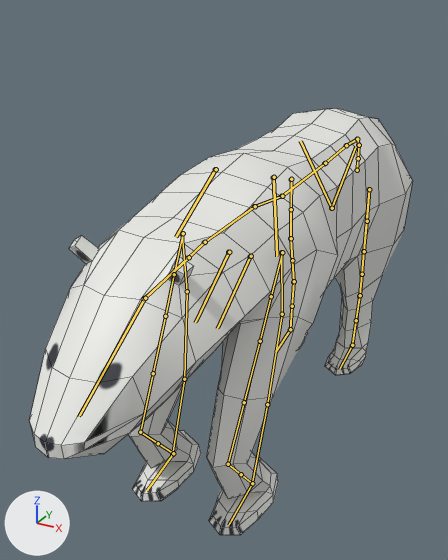
A saved change to the Blender file Assets/Models/PolarBear/polar_bear_blender.blend.
Rendered twice from a 50 mm lens placed at (0.86, -1.84, 1.51), pointed at (-0.15, -0.02, 0.59). Every picture has the same lights, and +X, +Y and +Z are marked at lower left. The bones that bend it are drawn over the model as lines. Mesh edges are drawn as thin lines.

The first picture shows 'Bear'.
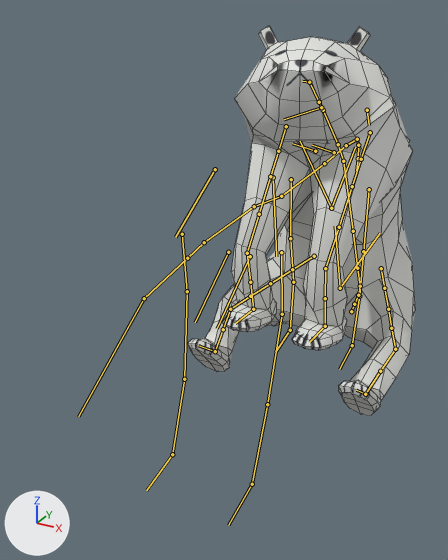
The newer file adds an action. The first version stands in its rest pose; the second is drawn at frame 119 of the action 'LookingUp'.

Where the change shows, as pixel boxes [x1, y1, x2, y2] in the pictures (448 x 560 px):
'Bear', posed (40% narrower, 9% shorter)
    before: [29, 108, 412, 535]
    after: [187, 26, 415, 415]

The edits, one by one:
Bone 'torso' (bone_torso) moves from (0.0, 0.0, 0.0) to (0.0, 0.245, -0.605).
Bone 'torso' (bone_torso) turns from (0, 0, 0) to (-63, 0, 0) degrees about its own x, y and z.
Bone 'hips' (bone_hips) moves from (0.0, 0.0, 0.0) to (0.0, 0.139, -0.076).
Bone 'hips' (bone_hips) turns from (0, 0, 0) to (-2, 0, 0) degrees about its own x, y and z.
Bone 'chest' (bone_chest) moves from (0.0, 0.0, 0.0) to (0.0, 0.208, 0.024).
Bone 'chest' (bone_chest) turns from (0, 0, 0) to (-13, -2, 1) degrees about its own x, y and z.
Bone 'spine_fk.007' (bone_spine_fk_007) moves from (0.0, 0.0, 0.0) to (0.0, -0.058, -0.033).
Bone 'spine_fk.007' (bone_spine_fk_007) turns from (0, 0, 0) to (-3, 0, 0) degrees about its own x, y and z.
Bone 'spine_fk.006' (bone_spine_fk_006) moves from (0.0, 0.0, 0.0) to (0.0, -0.004, -0.022).
Bone 'spine_fk.006' (bone_spine_fk_006) turns from (0, 0, 0) to (6, 0, 0) degrees about its own x, y and z.
Bone 'toe.L' (bone_toe_l) turns from (0, 0, 0) to (-28, 0, 2) degrees about its own x, y and z.
Bone 'toe.R' (bone_toe_r) turns from (0, 0, 0) to (-28, 0, -2) degrees about its own x, y and z.
Bone 'foot_heel_ik.L' (bone_foot_heel_ik_l) turns from (0, 0, 0) to (-1, 13, -21) degrees about its own x, y and z.
Bone 'foot_heel_ik.R' (bone_foot_heel_ik_r) turns from (0, 0, 0) to (-1, -13, 21) degrees about its own x, y and z.
Bone 'spine_fk.008' (bone_spine_fk_008) moves from (0.0, 0.0, 0.0) to (-0.007, -0.172, 0.172).
Bone 'spine_fk.008' (bone_spine_fk_008) turns from (0, 0, 0) to (37, 0, 1) degrees about its own x, y and z.
Bone 'neck' (bone_neck) moves from (0.0, 0.0, 0.0) to (0.004, 0.016, -0.168).
Bone 'neck' (bone_neck) turns from (0, 0, 0) to (27, -2, 2) degrees about its own x, y and z.
Bone 'neck' (bone_neck) is rescaled from (1.0, 1.0, 1.0) to (1.0, 1.01, 1.0).
Bone 'head' (bone_head) moves from (0.0, 0.0, 0.0) to (0.0, -0.126, -0.12).
Bone 'head' (bone_head) turns from (0, 0, 0) to (21, 7, -13) degrees about its own x, y and z.
Bone 'head' (bone_head) is rescaled from (1.0, 1.0, 1.0) to (1.0, 0.67, 1.0).
Bone 'tweak_spine.008' (bone_tweak_spine_008) moves from (0.0, 0.0, 0.0) to (0.0, -0.016, -0.016).
Bone 'front_toe.L' (bone_front_toe_l) turns from (0, 0, 0) to (32, 0, 1) degrees about its own x, y and z.
Bone 'front_toe.R' (bone_front_toe_r) turns from (0, 0, 0) to (32, 0, -1) degrees about its own x, y and z.
Bone 'front_foot_ik.L' (bone_front_foot_ik_l) moves from (0.0, 0.0, 0.0) to (0.0, 0.645, 0.254).
Bone 'front_foot_ik.L' (bone_front_foot_ik_l) turns from (0, 0, 0) to (17, 0, 0) degrees about its own x, y and z.
Bone 'front_foot_heel_ik.L' (bone_front_foot_heel_ik_l) turns from (0, 0, 0) to (17, -1, 3) degrees about its own x, y and z.
Bone 'front_foot_ik.R' (bone_front_foot_ik_r) moves from (0.0, 0.0, 0.0) to (0.0, 0.645, 0.254).
Bone 'front_foot_ik.R' (bone_front_foot_ik_r) turns from (0, 0, 0) to (17, 0, 0) degrees about its own x, y and z.
Bone 'front_foot_heel_ik.R' (bone_front_foot_heel_ik_r) turns from (0, 0, 0) to (17, 1, -3) degrees about its own x, y and z.
Bone 'foot_ik.L' (bone_foot_ik_l) moves from (0.0, 0.0, 0.0) to (0.187, -0.424, 0.1).
Bone 'foot_ik.L' (bone_foot_ik_l) turns from (0, 0, 0) to (-21, 0, 0) degrees about its own x, y and z.
Bone 'foot_ik.R' (bone_foot_ik_r) moves from (0.0, 0.0, 0.0) to (-0.187, -0.424, 0.1).
Bone 'foot_ik.R' (bone_foot_ik_r) turns from (0, 0, 0) to (-21, 0, 0) degrees about its own x, y and z.
